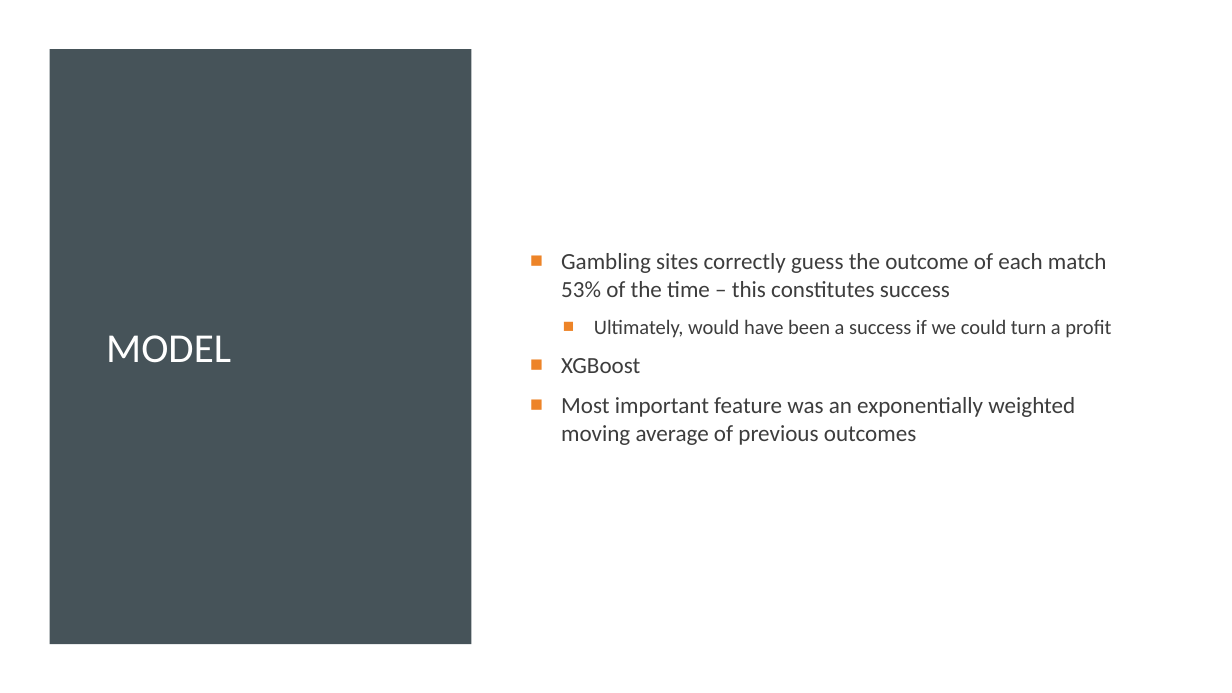
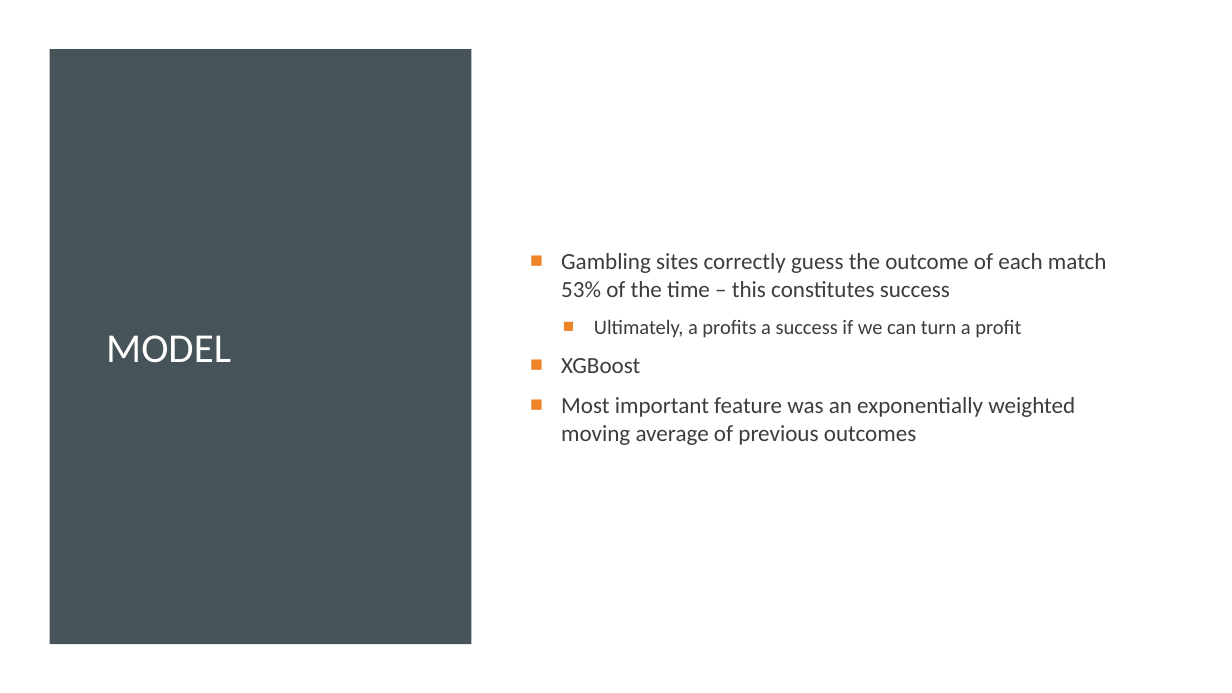
Before and after one commit to mscheriger/2020-msia423-scheriger, a slide deck: slide 4 of deliverables/European Soccer Predictions with Fifa Ratings.pptx. Drawn at 1232x693 pixels with LibreOffice and Linux fonts; fonts in the diff are those of the drawing. Boxes give left, top, right and bottom in pixels: in the first picture for what was removed or moved away, otherwise in the second. Text is boxed around its words. In the diff, an @@ line names an element or a change of style, - is before the commit and + after.

```diff
--- a/deliverables/European Soccer Predictions with Fifa Ratings.pptx
+++ b/deliverables/European Soccer Predictions with Fifa Ratings.pptx
@@ text at (x1=594, y1=319, x2=1021, y2=338): text changed @@
-  ■ Ultimately, would have been a success if we could turn a profit
+  ■ Ultimately, a profits a success if we can turn a profit
```
Also in this commit, not shown: 1 other slide changed, 4 other files.
